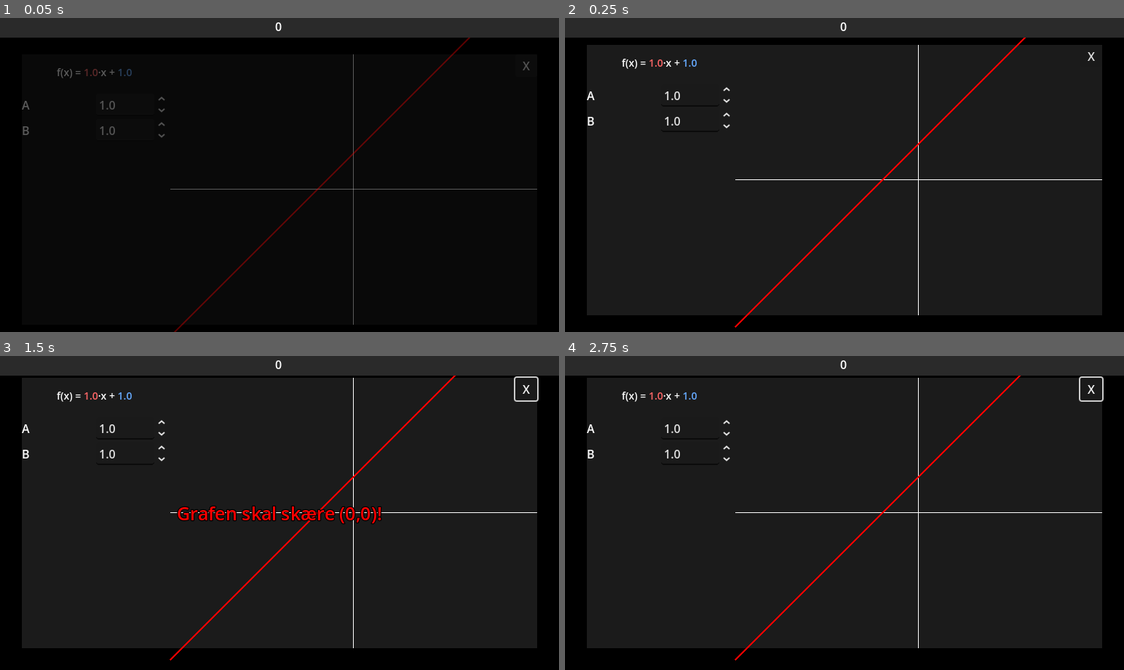
Above: before the commit, frames 1-4 (two rows, left to right).
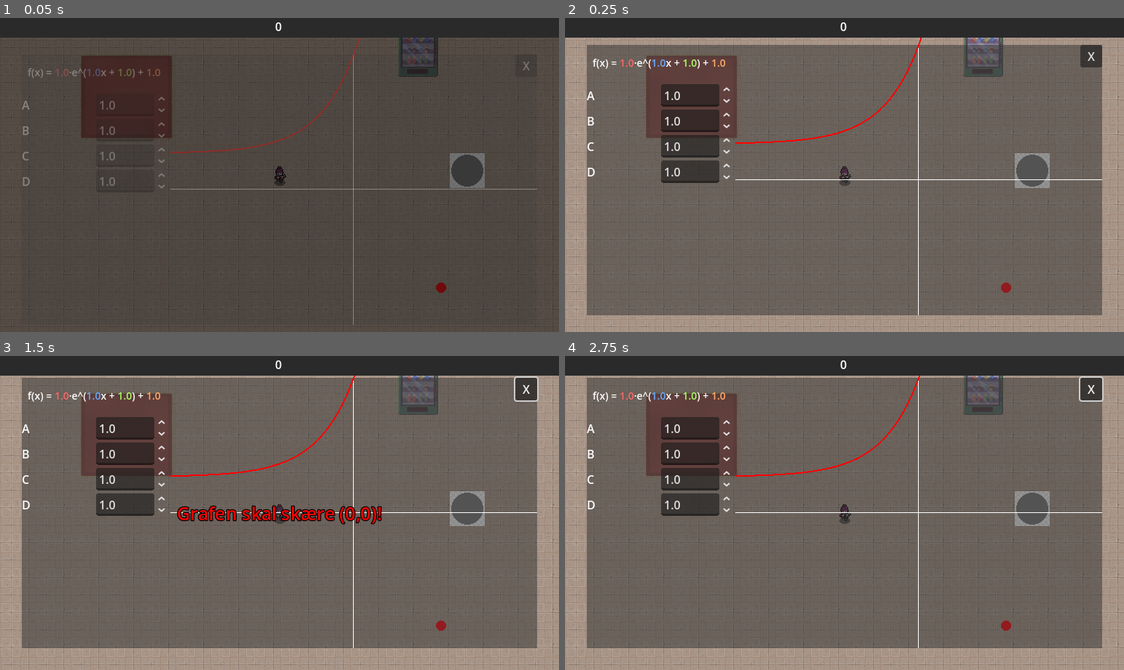
Above: after the commit, the same moments.

Repository: Sylvvs/CoopPuzzle
Game: Godot game, scene res://scenes/logic/scene_handler.tscn
Same seed, same stepped clock (60 frames per second), same inputs: the game is played once before the commit and once after it. The engine's default icon, where the game draws it, is replaced by a stand-in: a white triangle on a blue panel in a dark square.
Inputs (mouse positions are in pixels of both pictures, inside the frame that each line leads up to):
- Up to frame 1 (0.05 s): no input
- Up to frame 2 (0.25 s): no input
- Up to frame 3 (1.5 s): click "X" at 0.5 s; move the mouse to (402, 497) at 1.27 s; hold D (right) from 1.28 s (still down); hold E (interact) from 1.28 s (still down); click (402, 497) at 1.35 s
- Up to frame 4 (2.75 s): move the mouse to (732, 528) at 2.02 s; release D (right) at 2.03 s; release E (interact) at 2.03 s; hold S (down) from 2.03 s (still down); tap E (interact) at 2.1 s; click (732, 528) at 2.3 s

The runs differ from the first frame. In frame 1, 94% of the frame differs, in the area x 0-100%, y 6-100%; in frame 2, 93%; in frame 3, 92%; in frame 4, 93%.
Error before the commit: Parse Error: Variable "upgradeOptions" has the same name as a previously declared variable. (res://scenes/player.gd:16)

Commit message:
fixxed stuff :3

Diff:
--- a/scenes/UI Elements/Graph editing window.tscn
+++ b/scenes/UI Elements/Graph editing window.tscn
@@ -11,6 +11,7 @@
 anchor_bottom = 1.0
 grow_horizontal = 2
 grow_vertical = 2
+mouse_filter = 2
 script = ExtResource("1_yuqff")
 
 [node name="MarginContainer" type="MarginContainer" parent="."]
--- a/scenes/UI Elements/item_option.gd
+++ b/scenes/UI Elements/item_option.gd
@@ -10,7 +10,7 @@
 	connect("selected_upgrade",Callable(player,"upgrade_character"))
 
 func _input(event):
-	if event.is_action('click'):
+	if event.is_action('click') or event.is_action('interact'):
 		if mouse_over:
 			emit_signal("selected_upgrade", item)
 
--- a/scenes/logic/FadeLayer.tscn
+++ b/scenes/logic/FadeLayer.tscn
@@ -3,6 +3,7 @@
 [ext_resource type="Script" uid="uid://buy3olm0abky4" path="res://scripts/fade_layer.gd" id="1_4vhkt"]
 
 [node name="Fadelayer" type="CanvasLayer"]
+process_mode = 2
 script = ExtResource("1_4vhkt")
 
 [node name="Fade" type="ColorRect" parent="."]
--- a/scenes/player.gd
+++ b/scenes/player.gd
@@ -13,7 +13,6 @@
 @onready var levelPanel = $CanvasLayer/LevelUp
 @onready var upgradeOptions = $CanvasLayer/LevelUp/upgradeOptions
 @onready var itemOptions = preload("res://scenes/UI Elements/item_option.tscn")
-@onready var upgradeOptions = $CanvasLayer/LevelUp/lbl_levelup
 @onready var gun = $Gun
 @onready var graph = $CanvasLayer/GraphEditingWindow
 
@@ -80,7 +79,7 @@
 		options = options + 1
 	get_tree().paused = true
 
-func _upgrade_character(upgrade):
+func upgrade_character(upgrade):
 	var option_children = upgradeOptions.get_children()
 	for i in option_children:
 		i.queue_free()
--- a/scripts/graph_editing_window.gd
+++ b/scripts/graph_editing_window.gd
@@ -19,11 +19,12 @@
 signal graph_updated(fun_ref: Callable)
 
 func _ready():
+	mouse_filter = Control.MOUSE_FILTER_STOP
 	visible = true;
 	get_tree().paused = true;
 	close_button.pressed.connect(_close)
 	_show_popup()
-	load_graph("Linear", {"A": 1, "B": 1})
+	load_graph("Exponential", {"A": 1, "B": 1, "C": 1, "D": 1})
 
 func load_graph(graph_type: String, params: Dictionary):
 	current_graph_type = graph_type
@@ -47,6 +48,7 @@
 
 	emit_signal("graph_updated", preview.func_ref)
 	get_tree().paused = false;
+	mouse_filter = Control.MOUSE_FILTER_IGNORE
 	visible = false;
 
 
Not shown, added: scenes/player.tscn931649676.tmp
